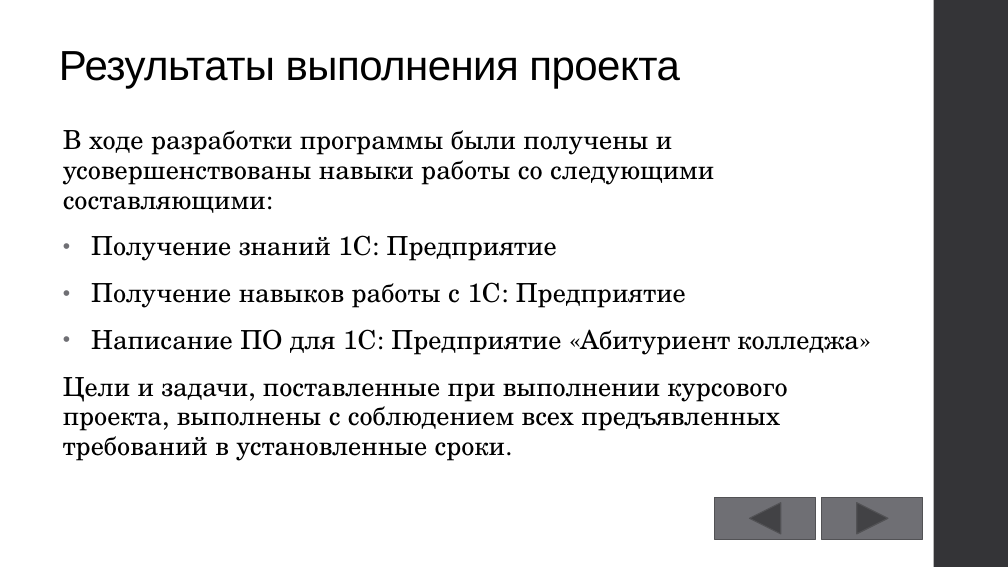
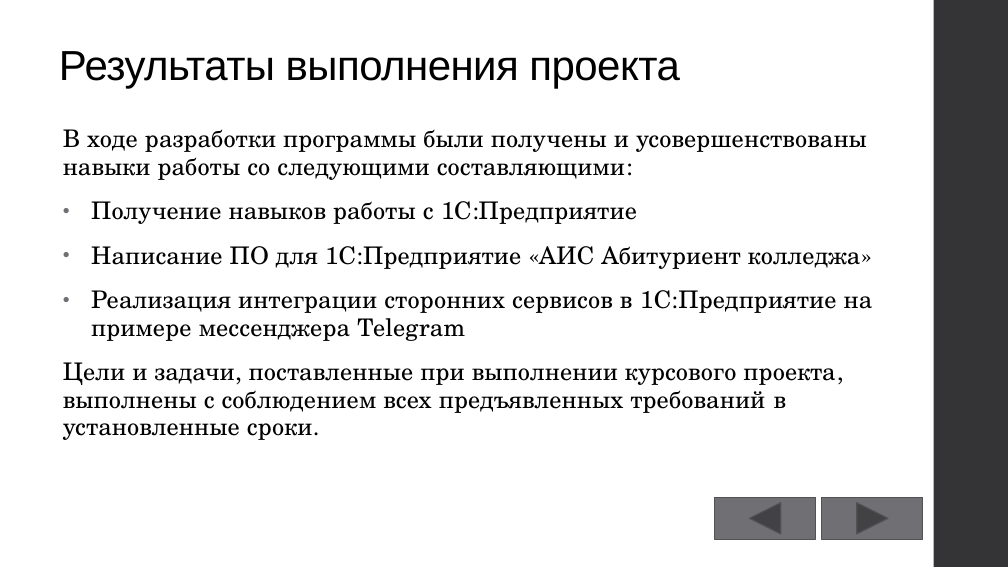
Before and after one commit to GeorgiyDemo/KIP, a slide deck: slide 10 of Course III/БД/1C/Курсовой/Презентация.pptx. Drawn at 1008x567 pixels with LibreOffice and Linux fonts; fonts in the diff are those of the drawing. Boxes give left, top, right and bottom in pixels: in the first picture for what was removed or moved away, otherwise in the second. Text is boxed around its words. In the diff, an @@ line names an element or a change of style, - is before the commit and + after.

```diff
--- a/Course III/БД/1C/Курсовой/Презентация.pptx
+++ b/Course III/БД/1C/Курсовой/Презентация.pptx
@@ text at [63,129,867,440]: size 25 to 23.1 pt in "В ходе разработки программы были получены и ...", "Цели и задачи, поставленные при выполнении курсового ..." @@
@@ text at [91,201,873,341]: text changed; size 25 to 23.1 pt @@
-• Получение знаний 1С: Предприятие
-• Получение навыков работы с 1С: Предприятие
-• Написание ПО для 1С: Предприятие «Абитуриент колледжа»
+• Получение навыков работы с 1С:Предприятие
+• Написание ПО для 1С:Предприятие «АИС Абитуриент колледжа»
+• Реализация интеграции сторонних сервисов в 1С:Предприятие на примере мессенджера Telegram
```
Also in this commit, not shown: 4 other slides changed, 6 other files.
